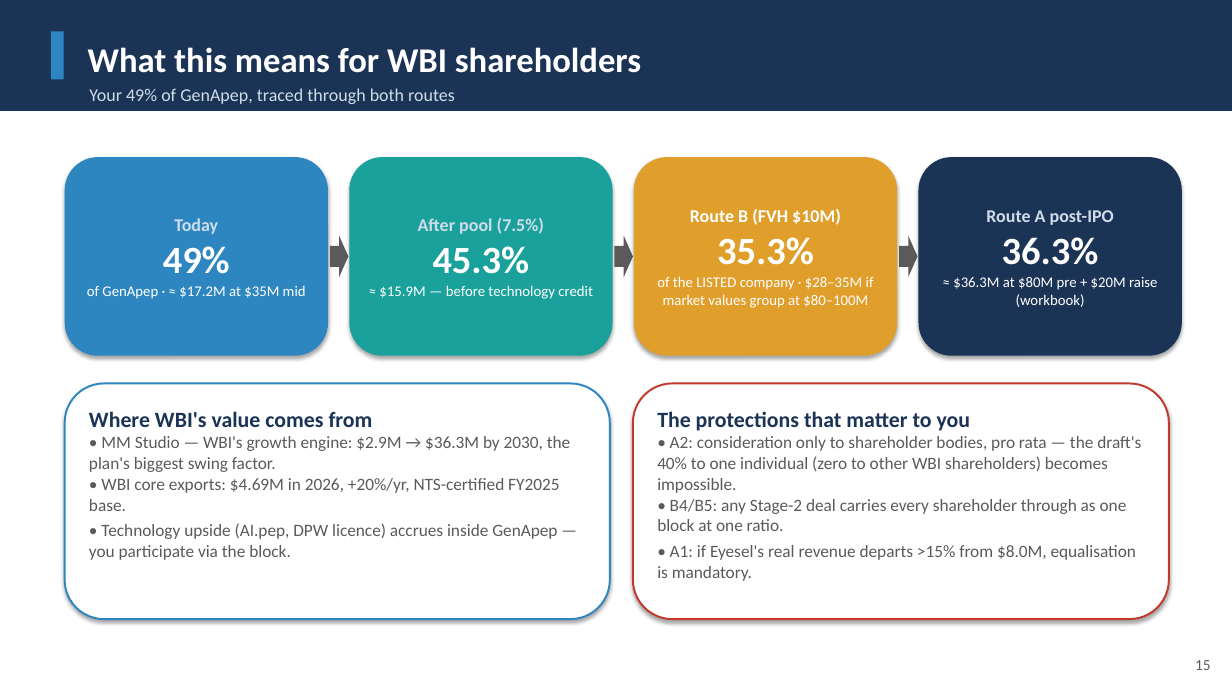
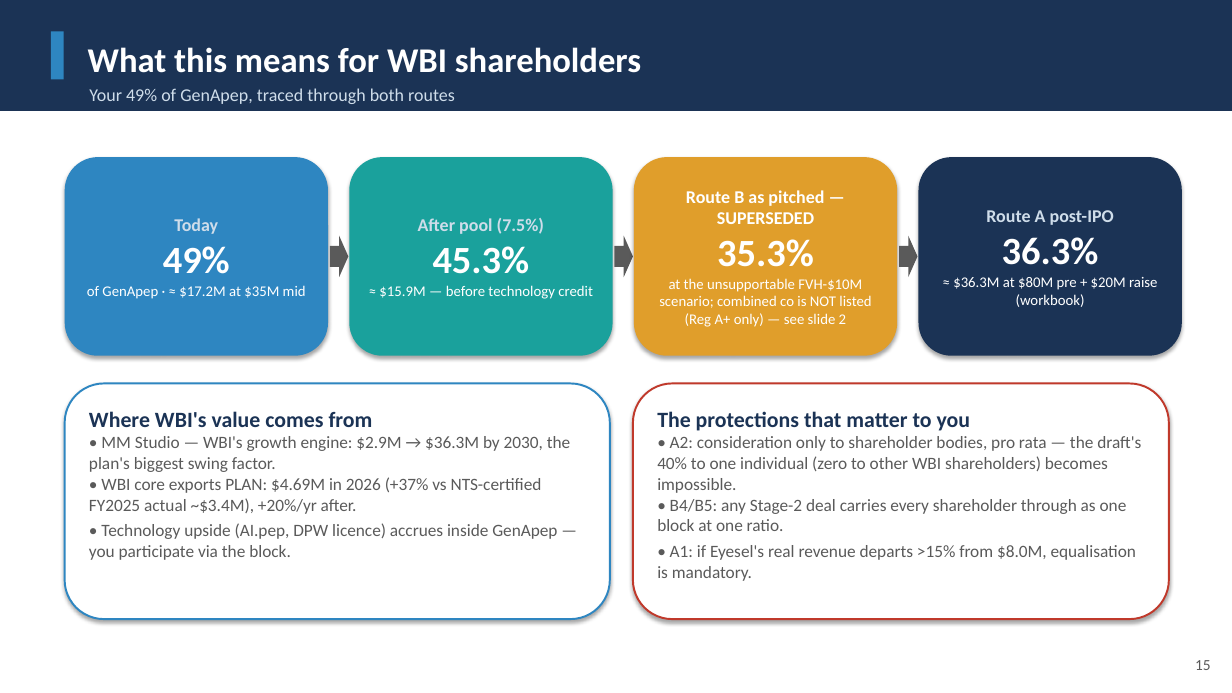
Before and after one commit to leicatam/gamification, a slide deck: slide 15 of synexo/GenApep_Executive_Presentation.pptx. Drawn at 1232x693 pixels with LibreOffice and Linux fonts; fonts in the diff are those of the drawing. Boxes give left, top, right and bottom in pixels: in the first picture for what was removed or moved away, otherwise in the second. Text is boxed around its words. In the diff, an @@ line names an element or a change of style, - is before the commit and + after.

```diff
--- a/synexo/GenApep_Executive_Presentation.pptx
+++ b/synexo/GenApep_Executive_Presentation.pptx
@@ text in rounded rectangle at (x1=686, y1=190, x2=824, y2=224): text changed @@
-Route B (FVH $10M)
+Route B as pitched — SUPERSEDED
@@ text in rounded rectangle at (x1=659, y1=278, x2=871, y2=327): text changed @@
-of the LISTED company · $28–35M if market values group at $80–100M
+at the unsupportable FVH-$10M scenario; combined co is NOT listed (Reg A+ only) — see slide 2
@@ text in rounded rectangle at (x1=89, y1=436, x2=570, y2=560): text changed @@
-• MM Studio — WBI's growth engine: $2.9M → $36.3M by 2030, the plan's biggest swing factor.
-• WBI core exports: $4.69M in 2026, +20%/yr, NTS-certified FY2025 base.
-• Technology upside (AI.pep, DPW licence) accrues inside GenApep — you participate via the block.
+• MM Studio — WBI's growth engine: $2.9M → $36.3M by 2030, the plan's biggest swing factor.
+• WBI core exports PLAN: $4.69M in 2026 (+37% vs NTS-certified FY2025 actual ~$3.4M), +20%/yr after.
+• Technology upside (AI.pep, DPW licence) accrues inside GenApep — you participate via the block.
```
Also in this commit, not shown: 10 other slides changed, 10 other files.
